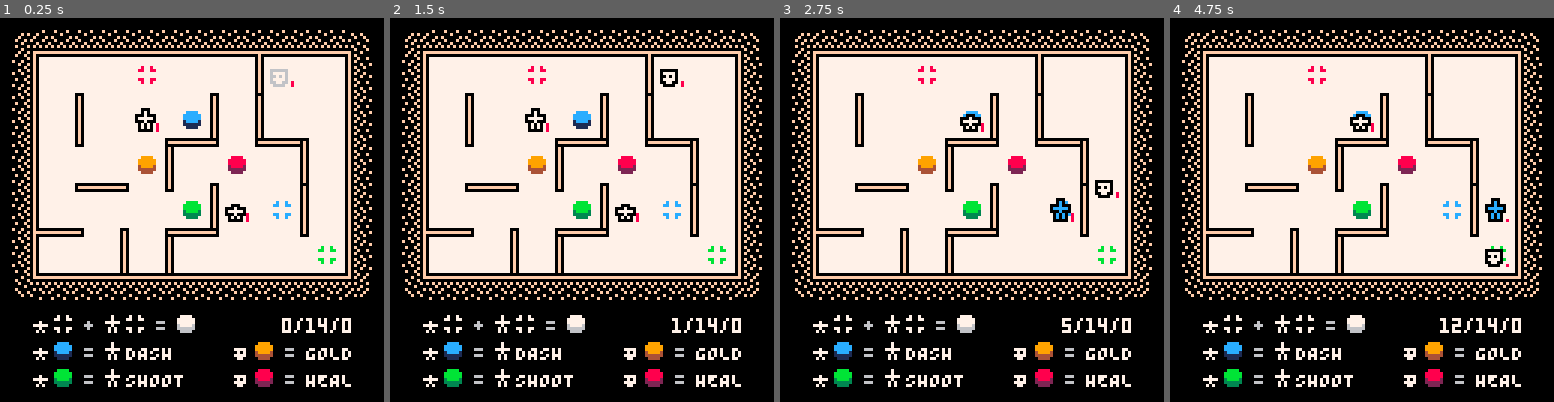
Above: before the commit, frames 1-4 (left to right).
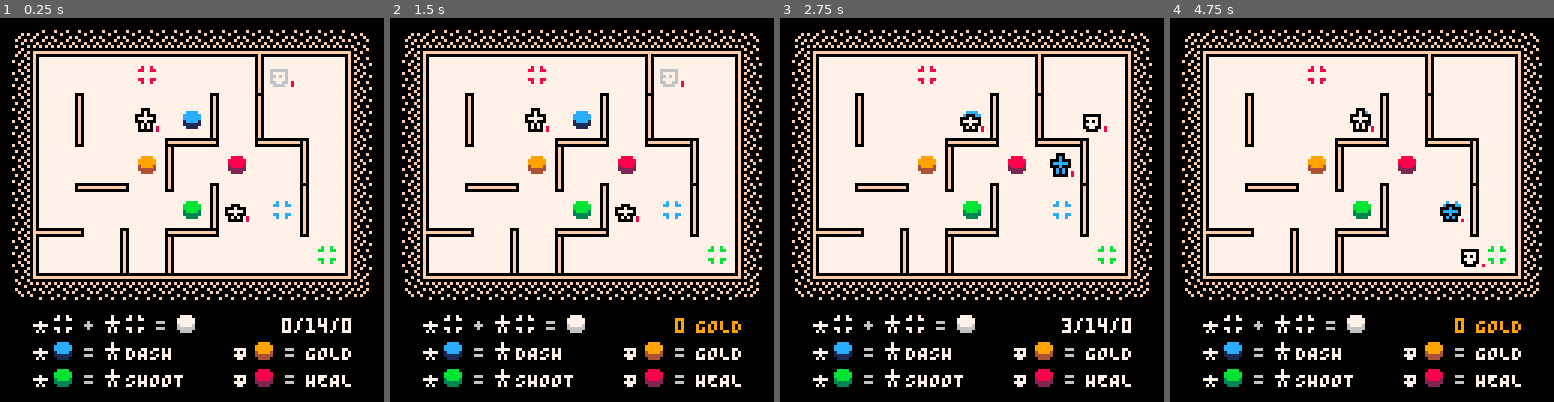
Above: after the commit, the same moments.

Repository: taylordolan/grid-folks
Game: PICO-8 cartridge grid_folks.p8
Same seed, same stepped clock (60 frames per second), same inputs: the game is played once before the commit and once after it.
Inputs:
- Up to frame 1 (0.25 s): no input
- Up to frame 2 (1.5 s): tap X (X key) at 0.33, 1.07 s; tap O (Z key) at 0.7 s
- Up to frame 3 (2.75 s): hold Right 1.6-2.1 s; tap O (Z key) at 1.7, 2.1, 2.5 s; tap X (X key) at 1.85 s; hold Up 2.15-2.42 s; hold Right from 2.47 s (still down)
- Up to frame 4 (4.75 s): tap O (Z key) every 0.4 s from 2.9 to 4.5 s; tap X (X key) at 2.97, 4.08 s; release Right at 3.03 s; hold Left 3.08-3.58 s; hold Down 3.63-3.97 s; hold Right 4.02-4.68 s; hold Up from 4.73 s (still down)

The runs differ from the first frame. In frame 1, less than 0.1% of the frame differs, in the area x 40-65%, y 27-52%; in frame 2, 0.6%; in frame 3, 0.8%; in frame 4, 1.4%, in the area x 46-92%, y 23-83%.

Commit message:
move toward walls to wait

Diff:
--- a/grid_folks.p8
+++ b/grid_folks.p8
@@ -237,9 +237,9 @@
 
   update_hero_sprites()
 
-  -- if btnp(4) then
-  --   debug_mode = not debug_mode
-  -- end
+  if btnp(4) then
+    debug_mode = not debug_mode
+  end
 
   if game_won or game_lost then
     if btnp(5) then
@@ -265,8 +265,6 @@
     -- down
     elseif btnp(3) then
       input = {0, 1}
-    elseif btnp(4) then
-      input = 4
     elseif btnp(5) then
       input = 5
     end
@@ -277,9 +275,7 @@
     delay -= 1
   -- player turn
   elseif player_turn == true and #input_queue > 0 then
-    if input_queue[1] == 4 then
-      player_turn = false
-    elseif input_queue[1] == 5 then
+    if input_queue[1] == 5 then
       hero_a_active = not hero_a_active
       local active_hero
       if hero_a_active then
@@ -854,8 +850,8 @@
 		type = "hero",
     base_sprite = sprites.hero,
     sprite = null,
-    max_health = 3,
-    health = 3,
+    max_health = 2,
+    health = 2,
     -- buttons
     dash = false,
     shoot = false,
@@ -958,12 +954,13 @@
       end
 
       if
-        location_exists(next_tile) and
+        -- location_exists(next_tile) and
         -- not is_wall_between({self.x, self.y}, next_tile) and
-        not find_type_in_tile("hero", next_tile)
+        -- not find_type_in_tile("hero", next_tile)
+        true
       then
         shoot_target = get_shoot_target(direction)
-        if self.shoot and shoot_target then
+        if location_exists(next_tile) and self.shoot and shoot_target then
           -- shoot_target.stunned = true
           -- shoot_target.sprite = sprites.enemy_stunned
           hit_enemy(shoot_target, 1)
@@ -974,17 +971,27 @@
           remaining_shot_frames = transition_frames
           player_turn = false
         elseif self.dash then
-          -- local dest = get_dash_dest(direction)
-          step_or_bump(direction)
+          if location_exists(next_tile) then
+            -- local dest = get_dash_dest(direction)
+            step_or_bump(direction)
+            delay += transition_frames
+            player_turn = false
+            -- local targets = get_dash_targets(direction)
+            -- for next in all(targets) do
+            --   hit_enemy(next, 2)
+            -- end
+            -- set_tile(self, dest)
+            -- delay += transition_frames
+            -- sfx(sounds.dash, 3)
+          else
+            set_bump_transition(self, direction, 2, 0)
+            delay += transition_frames
+            player_turn = false
+          end
+        elseif not location_exists(next_tile) or is_wall_between({self.x, self.y}, next_tile) then
+          set_bump_transition(self, direction, 2, 0)
           delay += transition_frames
           player_turn = false
-          -- local targets = get_dash_targets(direction)
-          -- for next in all(targets) do
-          --   hit_enemy(next, 2)
-          -- end
-          -- set_tile(self, dest)
-          -- delay += transition_frames
-          -- sfx(sounds.dash, 3)
         elseif not is_wall_between({self.x, self.y}, next_tile) then
           step_or_bump(direction)
           delay += transition_frames
